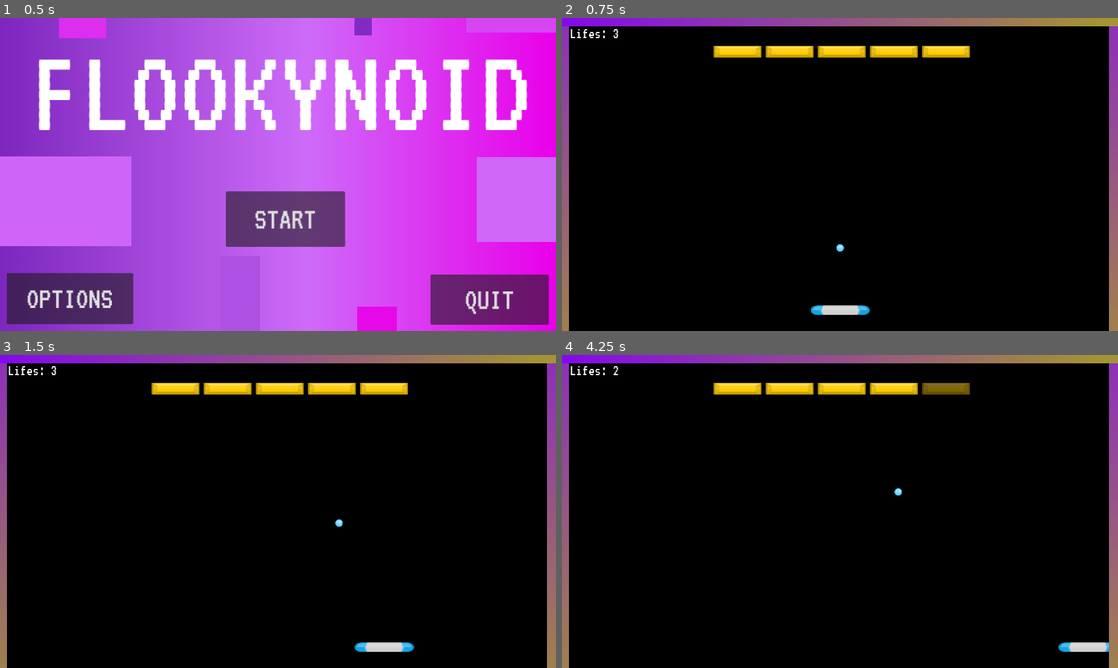
Above: before the commit, frames 1-4 (two rows, left to right).
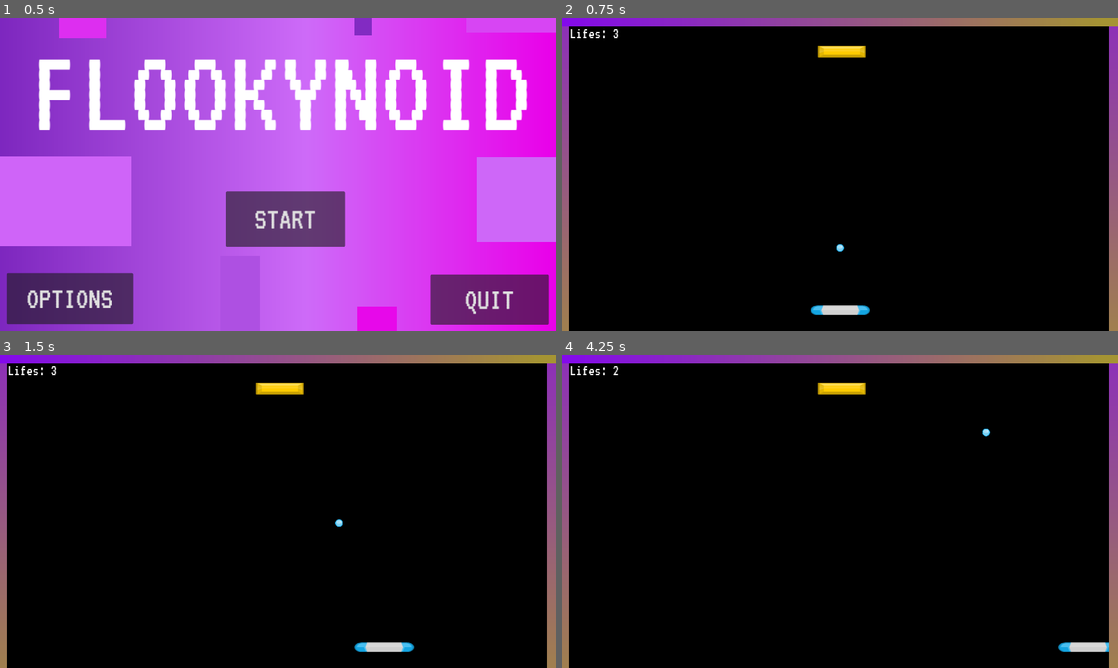
Above: after the commit, the same moments.

Repository: retroisbest/Godot-Breakout
Game: Godot game, scene res://Scenes/titlescreen.tscn
The game is run twice, just before and just after one commit, with the same random seed, the same clock (stepped at 60 frames per second) and the same inputs.
Inputs (mouse positions are in pixels of both pictures, inside the frame that each line leads up to):
- Up to frame 1 (0.5 s): no input
- Up to frame 2 (0.75 s): click "START" at 0.5 s
- Up to frame 3 (1.5 s): tap Enter at 1.25 s; move the mouse to (400, 495) at 1.27 s; hold D (right) from 1.28 s (still down)
- Up to frame 4 (4.25 s): tap Space at 2 s; move the mouse to (728, 527) at 2.02 s; release D (right) at 2.03 s; hold A (left) 2.03-2.78 s; move the mouse to (895, 442) at 2.77 s; hold D (right) from 2.78 s (still down); tap Enter at 3.5 s; move the mouse to (812, 574) at 3.52 s

Frame 1 is identical in both runs. In frame 2, 1.3% of the frame differs, in the area x 27-74%, y 8-13%; in frame 3, 1.3%; in frame 4, 1.4%, in the area x 27-77%, y 8-45%.

Commit message:
Moved brick hit effect from ball.gd to brick.gd
this way brick hit and brick destroyed can have different audio effects

Diff:
--- a/Scenes/ball.tscn
+++ b/Scenes/ball.tscn
@@ -1,9 +1,8 @@
-[gd_scene load_steps=7 format=3 uid="uid://ddnr0s0sc1sx4"]
+[gd_scene load_steps=6 format=3 uid="uid://ddnr0s0sc1sx4"]
 
 [ext_resource type="Script" path="res://Scripts/ball.gd" id="1_4j7fr"]
 [ext_resource type="Texture2D" uid="uid://xwgc234jxino" path="res://Assets/Graphics/ballBlue.png" id="2_wtdqs"]
 [ext_resource type="AudioStream" uid="uid://cf2p8vdl3h0xn" path="res://Assets/sound/ball_bounce.wav" id="3_lmbc4"]
-[ext_resource type="AudioStream" uid="uid://h25ta8vne1ae" path="res://Assets/sound/Brick_Hit.wav" id="4_uxlrp"]
 [ext_resource type="AudioStream" uid="uid://b8u8afsdn0k2d" path="res://Assets/sound/Wall_Bounce.wav" id="5_n5fwx"]
 
 [sub_resource type="CircleShape2D" id="CircleShape2D_mt3eq"]
@@ -25,8 +24,5 @@
 [node name="Paddle_Bounce" type="AudioStreamPlayer2D" parent="."]
 stream = ExtResource("3_lmbc4")
 
-[node name="Brick_Hit" type="AudioStreamPlayer2D" parent="."]
-stream = ExtResource("4_uxlrp")
-
 [node name="Wall_Hit" type="AudioStreamPlayer2D" parent="."]
 stream = ExtResource("5_n5fwx")
--- a/Scenes/brick.tscn
+++ b/Scenes/brick.tscn
@@ -1,7 +1,9 @@
-[gd_scene load_steps=4 format=3 uid="uid://bbav61wfuxynt"]
+[gd_scene load_steps=6 format=3 uid="uid://bbav61wfuxynt"]
 
 [ext_resource type="Script" path="res://Scripts/brick.gd" id="1_jm3l2"]
 [ext_resource type="Texture2D" uid="uid://d1wr2grsqohu8" path="res://Assets/Graphics/element_blue_rectangle_glossy.png" id="2_twglm"]
+[ext_resource type="AudioStream" uid="uid://h25ta8vne1ae" path="res://Assets/sound/Brick_Hit.wav" id="3_nj13x"]
+[ext_resource type="AudioStream" uid="uid://c45tidn6patlt" path="res://Assets/sound/Brick_Destroyed.wav" id="3_oyui1"]
 
 [sub_resource type="RectangleShape2D" id="RectangleShape2D_1cj5w"]
 size = Vector2(100, 25)
@@ -20,3 +22,9 @@
 
 [node name="CollisionShape2D" type="CollisionShape2D" parent="."]
 shape = SubResource("RectangleShape2D_1cj5w")
+
+[node name="Brick_Hit" type="AudioStreamPlayer2D" parent="."]
+stream = ExtResource("3_nj13x")
+
+[node name="Brick_Destroyed" type="AudioStreamPlayer2D" parent="."]
+stream = ExtResource("3_oyui1")
--- a/Scripts/ball.gd
+++ b/Scripts/ball.gd
@@ -41,8 +41,8 @@
 		ball_collision(collider)
 		if (collider is Paddle):
 			$Paddle_Bounce.play()
-		if (collider is Brick):
-			$Brick_Hit.play()
+		#if (collider is Brick): #commented out because it would play even if the brick had more than 1 life - moved brick effects to brick.gd
+			#$Brick_Hit.play()
 	else:
 		velocity = velocity.bounce(collision.get_normal())
 	if (collider is Wall):
--- a/Scripts/brick.gd
+++ b/Scripts/brick.gd
@@ -35,8 +35,12 @@
 func decrease_level():
 	if level > 1:
 		set_level(level - 1)
+		$Brick_Hit.play()
 	else:
+		print("Brick Destroyed!")
+		$Brick_Destroyed.play()
 		fade_out()
+
 
 
 func fade_out():
--- a/Scripts/level_definitions.gd
+++ b/Scripts/level_definitions.gd
@@ -3,7 +3,8 @@
 var current_level = 1
 
 var level_1 = [
-	[1,1,1,1,1]
+	#[1,1,1,1,1]
+	[1]
 ]
 
 var level_2 = [
Not shown, removed: Assets/sound/Arkanoid SFX (2).wav.import
Not shown, removed: Assets/sound/Arkanoid SFX (3).wav.import
Not shown, added: Assets/sound/Brick_Destroyed.wav.import
Not shown, removed: Assets/sound/Arkanoid SFX (2).wav
Not shown, added: Assets/sound/Brick_Destroyed.wav
